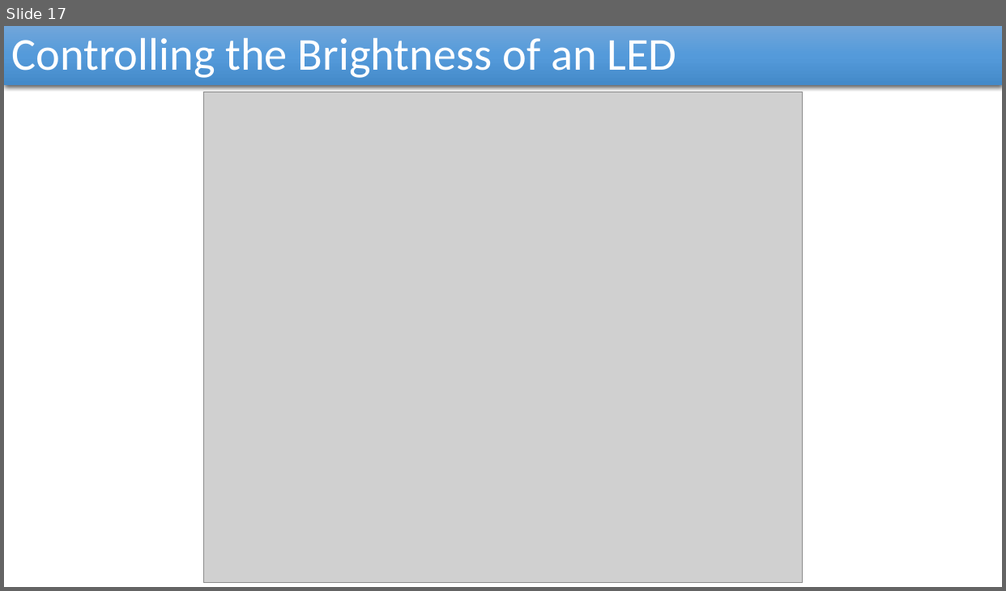
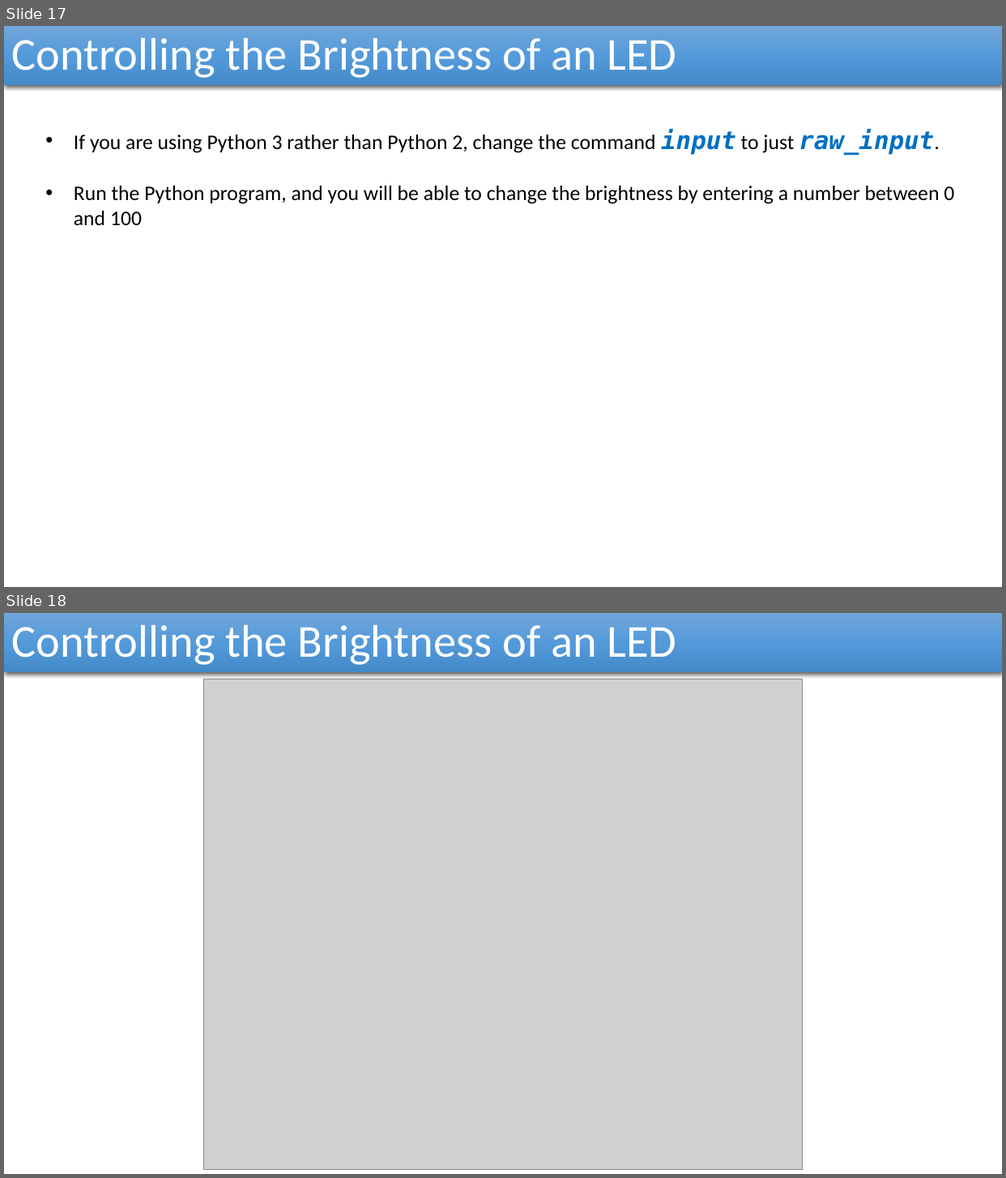
Before and after one commit to reza-arjmandi/rpi-course, a slide deck: session3/presentation/Raspberry_pi_Controlling_Hardware.pptx. Shown one above the other, each under a label of ours: slide 17 before the commit, slides 17 and 18 after it. The pictures are 1006x591 and 1006x1178 pixels, drawn with LibreOffice and Linux fonts; fonts in the diff are those of the drawing; grey boxes stand for pictures. Boxes give left, top, right and bottom in pixels: in the first picture for what was removed or moved away, otherwise in the second. Text is boxed around its words. In the diff, an @@ line names an element or a change of style, - is before the commit and + after.

```diff
--- a/session3/presentation/Raspberry_pi_Controlling_Hardware.pptx
+++ b/session3/presentation/Raspberry_pi_Controlling_Hardware.pptx
@@ slide 17 added at (x1=4, y1=26, x2=1002, y2=587), background #FFFFFF @@
@@ rectangle added at (x1=4, y1=26, x2=1002, y2=85), fill gradient #71A6DB to #559BDB to #448ACA, 44 pt, text #FFFFFF @@
+Controlling the Brightness of an LED
@@ text added at (x1=74, y1=129, x2=954, y2=225), 20 pt, text #000000 @@
+• If you are using Python 3 rather than Python 2, change the command input to just raw_input.
+• Run the Python program, and you will be able to change the brightness by entering a number between 0 and 100
@@ what was slide 17 is now slide 18 @@
```
Also in this commit, not shown: 6 slides changed.
